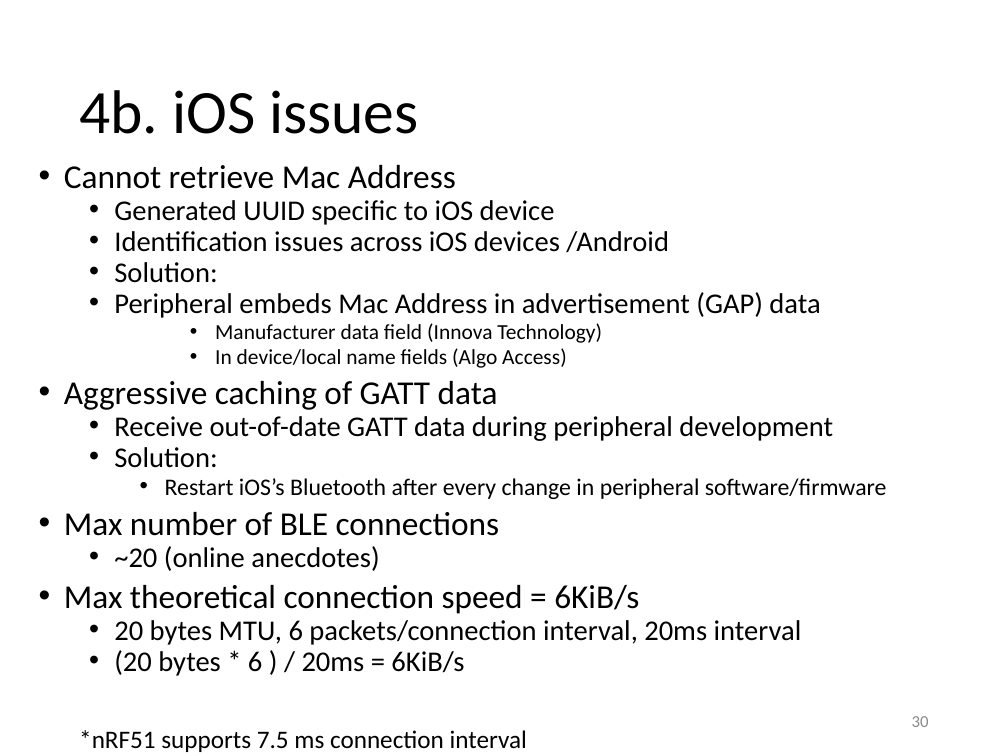
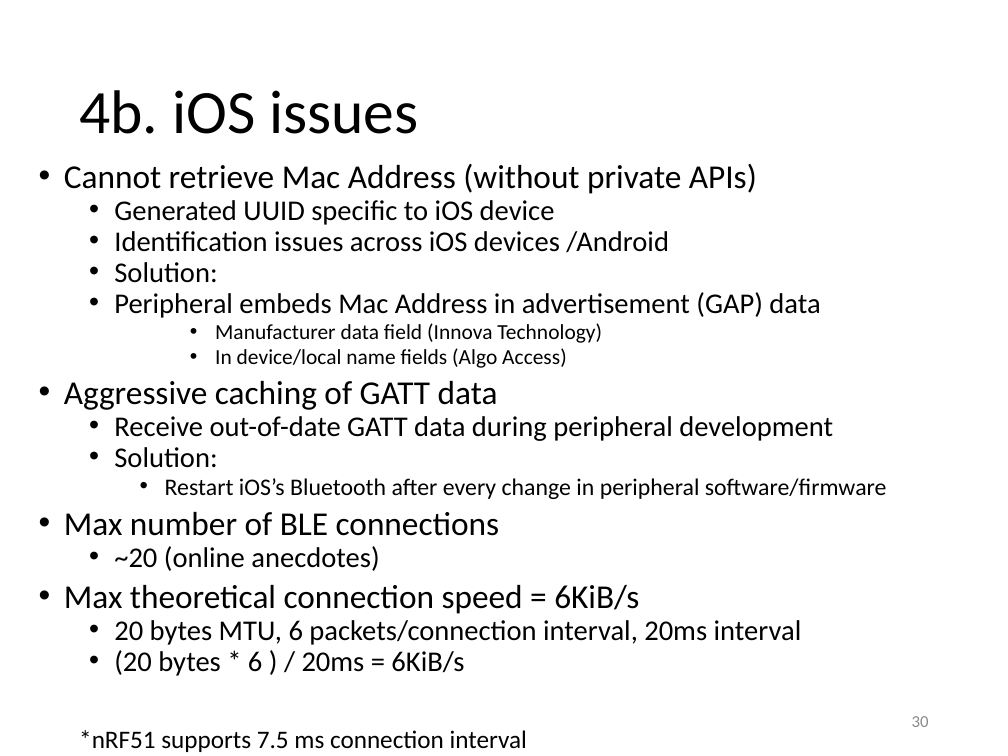
Before and after one commit to yeokm1/intro-to-ble, a slide deck: slide 30 of intro to ble.pptx. Drawn at 1008x756 pixels with LibreOffice and Linux fonts; fonts in the diff are those of the drawing. Boxes give left, top, right and bottom in pixels: in the first picture for what was removed or moved away, otherwise in the second. Text is boxed around its words. In the diff, an @@ line names an element or a change of style, - is before the commit and + after.

Commit message:
slides update

```diff
--- a/intro to ble.pptx
+++ b/intro to ble.pptx
@@ text at (64, 164, 757, 194): text changed @@
-• Cannot retrieve Mac Address
+• Cannot retrieve Mac Address (without private APIs)
```
Also in this commit, not shown: 2 other slides changed.
